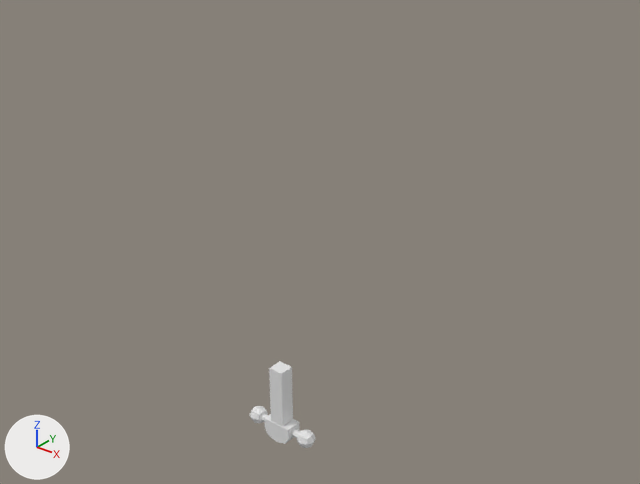
A saved change to the Blender file bionicle.blend.
Both versions are drawn from a camera (50 mm lens) standing at (61.4, -69.0, 70.9) and looking at (3.8, 3.0, 26.3). The lights are fixed; the arrows at lower left show +X, +Y and +Z. The same objects are shown in both versions, whatever each file hides.

In view in the first picture: 'Hips'.
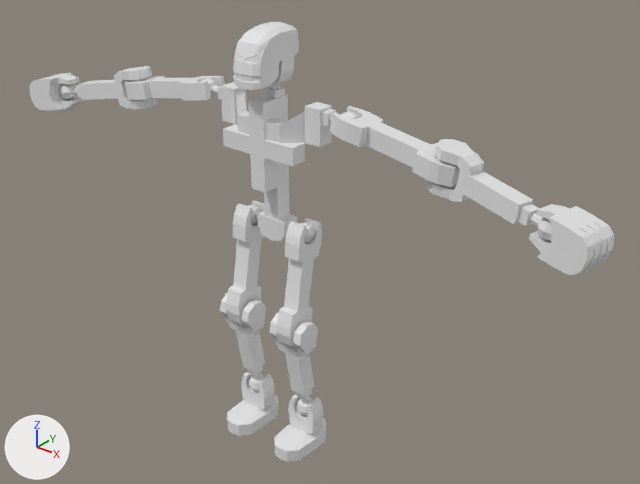
The change, as a list of edits to the scene's bpy script:
```text
Add me_cube_010:
    me_cube_010.from_pydata(...)  # 2322 vertices, 2227 faces; spans x -38.7..38.7, y -5.0..3.0, z 0.0..51.3
    me_cube_010.materials.append(mat_material)  # white #e7e7e7
Change ob_hips:
    ob_hips: bpy.data.objects.new('Hips', me_cube_002) -> bpy.data.objects.new('Hips', me_cube_010)
```

Where the change shows, as pixel boxes [x1, y1, x2, y2] in the pictures (640 x 484 px):
'Hips', reshaped (788% wider, 401% taller)
    before: [250, 361, 315, 448]
    after: [29, 22, 614, 462]
